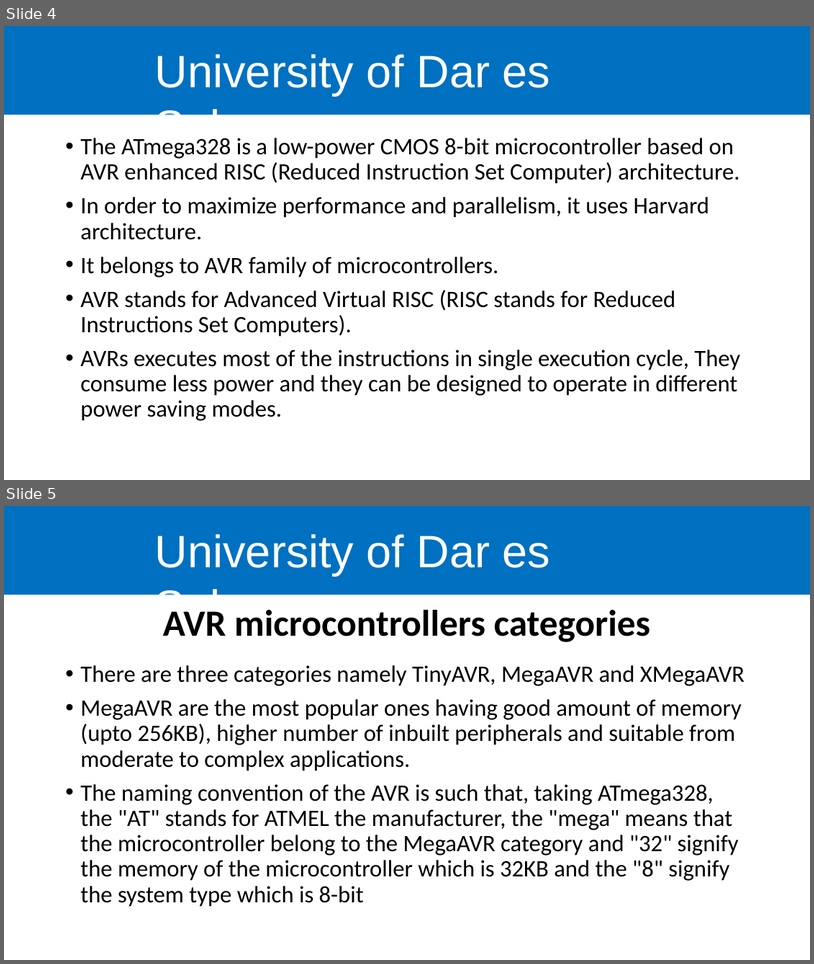
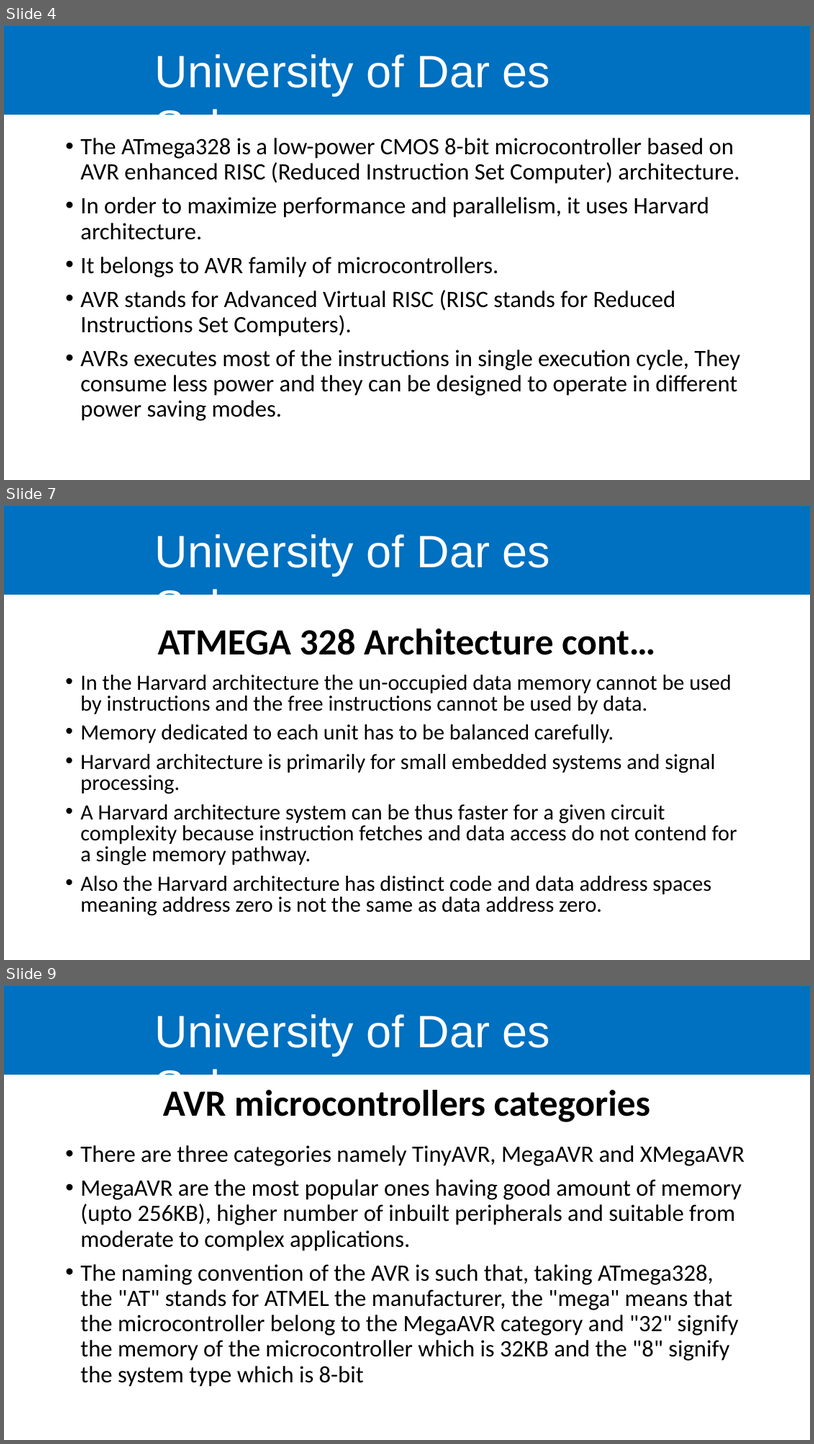
Before and after one commit to kelvkedyson/uissArduino, a slide deck: Lectures/ppts/Lecture 3.pptx. Shown one above the other, each under a label of ours: slides 4 and 5 before the commit, slides 4, 7 and 9 after it; the slides between them are not shown. The pictures are 814x964 and 814x1444 pixels, drawn with LibreOffice and Linux fonts; fonts in the diff are those of the drawing; background and template pictures are left out. Boxes give left, top, right and bottom in pixels: in the first picture for what was removed or moved away, otherwise in the second. Text is boxed around its words. In the diff, an @@ line names an element or a change of style, - is before the commit and + after.

Commit message:
Added ppts for lecture 3 and lecture 4

```diff
--- a/Lectures/ppts/Lecture 3.pptx
+++ b/Lectures/ppts/Lecture 3.pptx
@@ slide 7 added at <box>4,506,810,960</box>, background #FFFFFF; not listed: 2 template elements that a slide beside it also shows @@
@@ title added at <box>158,628,656,655</box>, 44 pt, text #000000, bold @@
+ATMEGA 328 Architecture cont…
@@ text added at <box>80,674,738,916</box>, 25.9 pt, text #000000 @@
+• In the Harvard architecture the un-occupied data memory cannot be used by instructions and the free instructions cannot be used by data.
+• Memory dedicated to each unit has to be balanced carefully.
+• Harvard architecture is primarily for small embedded systems and signal processing.
+• A Harvard architecture system can be thus faster for a given circuit complexity because instruction fetches and data access do not contend for a single memory pathway.
+• Also the Harvard architecture has distinct code and data address spaces meaning address zero is not the same as data address zero.
@@ what was slide 5 is now slide 9 @@
```
Also in this commit, not shown: 3 other slides added, 1 other file.
